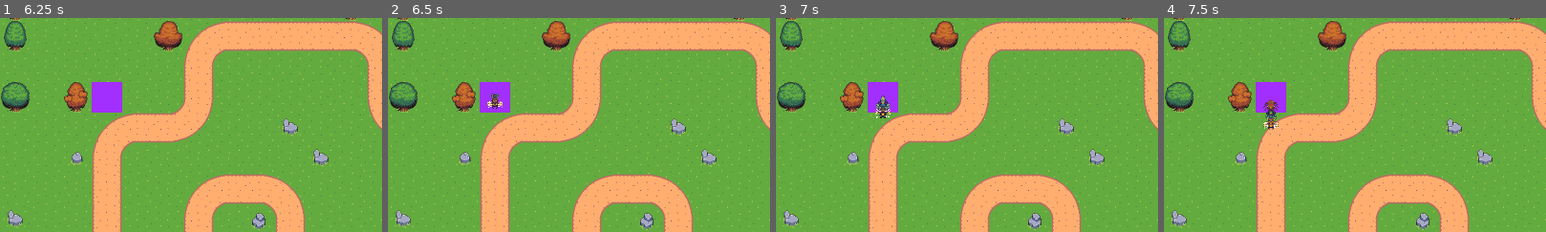
Above: before the commit, frames 1-4 (left to right).
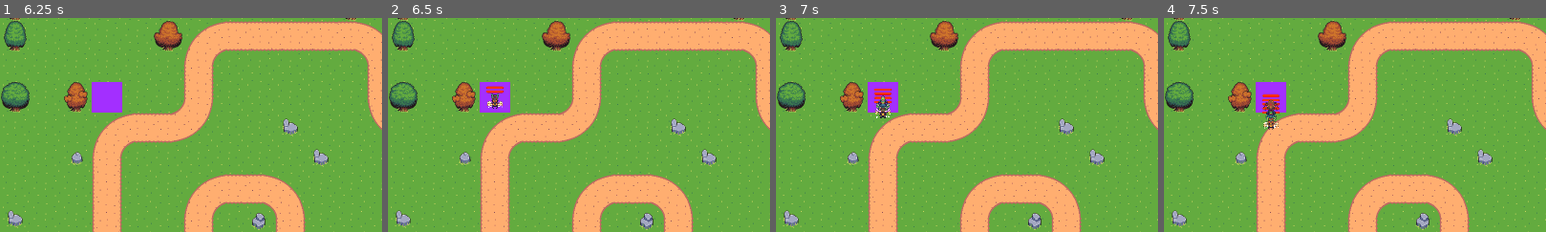
Above: after the commit, the same moments.

Repository: m-conti/melonjam2023
Game: Godot game, scene res://game.tscn
Same seed, same stepped clock (60 frames per second), same inputs: the game is played once before the commit and once after it.
Inputs (mouse positions are % of the whole screen's width and height, from its top left):
- Up to frame 1 (6.25 s): click (48, 47) at 0.52 s; type "Alex" at 0.6 s; click "Host" at 1.25 s; click "START!" at 2 s; click "Shop" at 2.75 s; click "Towers" at 3.5 s; click "Fire Tower" at 4.25 s; click "Ice Tower" at 5 s; click "Bomb Tower" at 5.75 s
- Up to frame 2 (6.5 s): no input
- Up to frame 3 (7 s): click "Archer Tower" at 6.5 s
- Up to frame 4 (7.5 s): click "Boost" at 7.25 s
The pictures show only the part of the screen within x 0-50%, y 6-56%; the shares and areas given below are measured in that part.

Frame 1 is identical in both runs. In frame 2, 0.1% of the frame differs, in the area x 25-31%, y 31-36%; in frame 3, 0.2%; in frame 4, 0.2%, in the area x 25-31%, y 35-45%.

Commit message:
add life bar

Diff:
--- a/Enemies/Enemies/Clampbeetle.tscn
+++ b/Enemies/Enemies/Clampbeetle.tscn
@@ -1,7 +1,7 @@
 [gd_scene load_steps=12 format=3 uid="uid://bnkxdp2ge8uqa"]
 
 [ext_resource type="PackedScene" uid="uid://bv2qtaqo8tdpm" path="res://Enemies/Enemy.tscn" id="1_ejelc"]
-[ext_resource type="Texture2D" uid="uid://cpnxduw0jrcni" path="res://Assets/Foozle_2DC0027_Spire_EnemyPack_1_Flying/Flying/Spritesheets/Clampbeetle.png" id="2_l0ysw"]
+[ext_resource type="Texture2D" uid="uid://cpnxduw0jrcni" path="res://Enemies/Enemies/Clampbeetle.png" id="2_l0ysw"]
 
 [sub_resource type="Animation" id="Animation_tonhx"]
 resource_name = "DieDown"
--- a/Enemies/Enemies/Firebug.tscn
+++ b/Enemies/Enemies/Firebug.tscn
@@ -1,7 +1,7 @@
 [gd_scene load_steps=12 format=3 uid="uid://k3a6lveptojb"]
 
 [ext_resource type="PackedScene" uid="uid://bv2qtaqo8tdpm" path="res://Enemies/Enemy.tscn" id="1_6ldv7"]
-[ext_resource type="Texture2D" uid="uid://cxod4pvcfemvo" path="res://Assets/Foozle_2DC0028_Spire_EnemyPack_2_Ground/Ground/Spritesheets/Firebug.png" id="2_yd24o"]
+[ext_resource type="Texture2D" uid="uid://cxod4pvcfemvo" path="res://Enemies/Enemies/Firebug.png" id="2_yd24o"]
 
 [sub_resource type="Animation" id="Animation_tonhx"]
 resource_name = "DieDown"
--- a/Enemies/Enemies/Magma Crab.tscn
+++ b/Enemies/Enemies/Magma Crab.tscn
@@ -1,7 +1,7 @@
 [gd_scene load_steps=12 format=3 uid="uid://dmvnynehrf0th"]
 
 [ext_resource type="PackedScene" uid="uid://bv2qtaqo8tdpm" path="res://Enemies/Enemy.tscn" id="1_lu6e6"]
-[ext_resource type="Texture2D" uid="uid://cxod4pvcfemvo" path="res://Assets/Foozle_2DC0028_Spire_EnemyPack_2_Ground/Ground/Spritesheets/Firebug.png" id="2_n4164"]
+[ext_resource type="Texture2D" uid="uid://cxod4pvcfemvo" path="res://Enemies/Enemies/Firebug.png" id="2_n4164"]
 
 [sub_resource type="Animation" id="Animation_tonhx"]
 resource_name = "DieDown"
--- a/Enemies/Enemies/Scorpion.tscn
+++ b/Enemies/Enemies/Scorpion.tscn
@@ -1,7 +1,7 @@
 [gd_scene load_steps=12 format=3 uid="uid://tpm2uc4f34vm"]
 
 [ext_resource type="PackedScene" uid="uid://bv2qtaqo8tdpm" path="res://Enemies/Enemy.tscn" id="1_daakc"]
-[ext_resource type="Texture2D" uid="uid://ch0yltuw0wcyn" path="res://Assets/Foozle_2DC0028_Spire_EnemyPack_2_Ground/Ground/Spritesheets/Scorpion.png" id="2_357v4"]
+[ext_resource type="Texture2D" uid="uid://ch0yltuw0wcyn" path="res://Enemies/Enemies/Scorpion.png" id="2_357v4"]
 
 [sub_resource type="Animation" id="Animation_tonhx"]
 resource_name = "DieDown"
--- a/Enemies/Enemies/Voidbutterfly.tscn
+++ b/Enemies/Enemies/Voidbutterfly.tscn
@@ -1,7 +1,7 @@
 [gd_scene load_steps=12 format=3 uid="uid://5iv5nn0ofq1r"]
 
 [ext_resource type="PackedScene" uid="uid://bv2qtaqo8tdpm" path="res://Enemies/Enemy.tscn" id="1_fwn0n"]
-[ext_resource type="Texture2D" uid="uid://c2rvbhhfh0ve6" path="res://Assets/Foozle_2DC0027_Spire_EnemyPack_1_Flying/Flying/Spritesheets/Voidbutterfly.png" id="2_x5ksn"]
+[ext_resource type="Texture2D" uid="uid://c2rvbhhfh0ve6" path="res://Enemies/Enemies/Voidbutterfly.png" id="2_x5ksn"]
 
 [sub_resource type="Animation" id="Animation_tonhx"]
 resource_name = "DieDown"
@@ -197,7 +197,7 @@
 flip_h = true
 hframes = 13
 vframes = 9
-frame = 65
+frame = 78
 
 [node name="AnimationPlayer" parent="." index="3"]
 libraries = {
--- a/Enemies/Enemy.gd
+++ b/Enemies/Enemy.gd
@@ -39,20 +39,13 @@
 	var player_index = NetworkState.get_player_index_by_id(self.get_multiplayer_authority())
 	$Sprite2D.material = ShaderMaterial.new()
 	$Sprite2D.material.shader = shaders[player_index]
-#	print("New Enemy", self)
-#	print("base values:")
-#	print("armor:",  armor)
-#	print("speed:", speed)
-#	print("hp:", hp)
-#	print("Modified values:")
-#	print("armor:",  armor)
-#	print("speed:", speed)
-#	print("hp:", hp)
-	pass
+	$ProgressBar.max_value = hp
+	$ProgressBar.value = hp
 
 
 func _on_damage(amount):
 	hp -= amount
+	$ProgressBar.value = hp
 	if hp <= 0:
 		$AnimationPlayer.play("Die" + get_direction())
 		$AnimationPlayer.animation_finished.connect(kill)
@@ -86,8 +79,6 @@
 		if next_value < 0 or (next_value >= 0 and map.grid[new_target.x][new_target.y] == next_value):
 			return new_target
 
-	print(next_value)
-
 	return prev_case
 
 
--- a/Enemies/Enemy.tscn
+++ b/Enemies/Enemy.tscn
@@ -14,6 +14,16 @@
 properties/1/spawn = true
 properties/1/sync = true
 properties/1/watch = false
+
+[sub_resource type="StyleBoxFlat" id="StyleBoxFlat_bsfd7"]
+bg_color = Color(1, 0.188235, 0.00784314, 1)
+border_width_right = 1
+border_width_bottom = 1
+border_color = Color(0.878431, 0, 0.00784314, 1)
+corner_radius_top_left = 5
+corner_radius_top_right = 5
+corner_radius_bottom_right = 5
+corner_radius_bottom_left = 5
 
 [node name="Enemy" type="Node2D"]
 script = ExtResource("1_8h1ux")
@@ -33,4 +43,13 @@
 
 [node name="AnimationPlayer" type="AnimationPlayer" parent="."]
 
+[node name="ProgressBar" type="ProgressBar" parent="."]
+offset_left = -28.0
+offset_top = -37.0
+offset_right = 28.0
+offset_bottom = -29.0
+theme_override_styles/fill = SubResource("StyleBoxFlat_bsfd7")
+value = 50.0
+show_percentage = false
+
 [connection signal="damage" from="." to="." method="_on_damage"]
Not shown: 1 places in Enemies/Enemy.tscn that only renumber resources
Not shown: 1 places in HUD/HUDPlayer.tscn that only renumber resources
